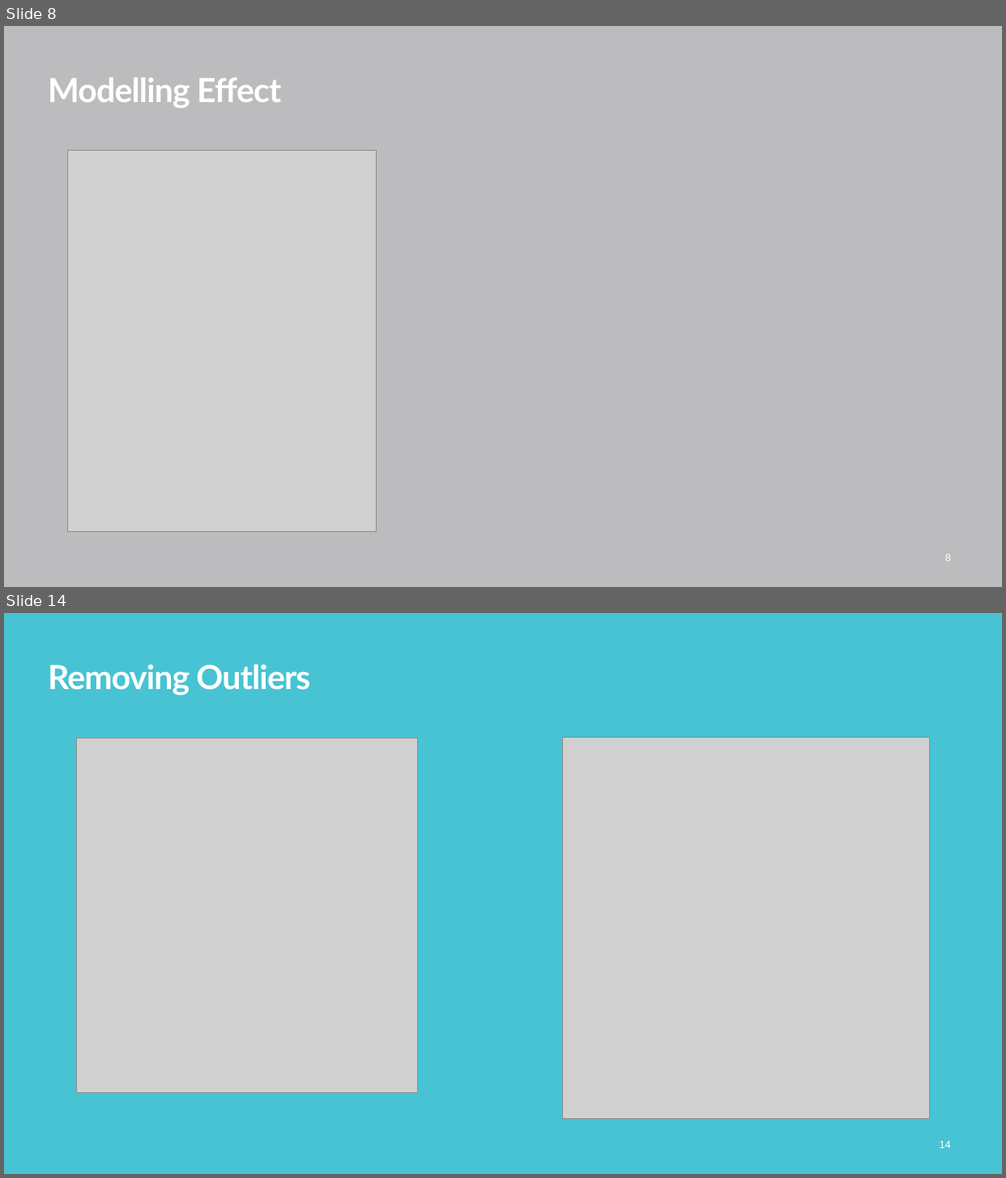
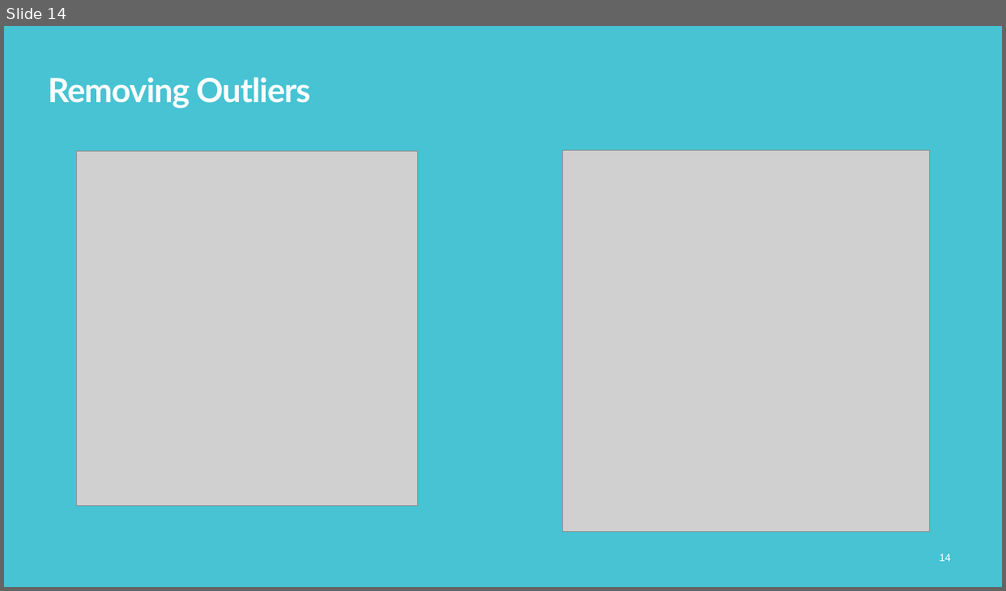
Before and after one commit to CrisQueCris/Houseprices, a slide deck: Final PresentationKC.pptx. Shown one above the other, each under a label of ours: slides 8 and 14 before the commit, slide 14 after it; the slides between them are not shown. The pictures are 1006x1178 and 1006x591 pixels, drawn with LibreOffice and Linux fonts; fonts in the diff are those of the drawing; grey boxes stand for pictures. Boxes give left, top, right and bottom in pixels: in the first picture for what was removed or moved away, otherwise in the second. Text is boxed around its words. In the diff, an @@ line names an element or a change of style, - is before the commit and + after.

```diff
--- a/Final PresentationKC.pptx
+++ b/Final PresentationKC.pptx
@@ slide 8 removed at <box>4,26,1002,587</box>, background #BCBCBE @@
@@ title removed at <box>48,78,281,108</box> @@
-Modelling Effect
@@ picture removed at <box>68,150,377,532</box> @@
@@ page number removed at <box>945,554,951,561</box> @@
-8
```
Also in this commit, not shown: 2 slides changed, 6 slides added, 6 other slides removed, 1 other file.
